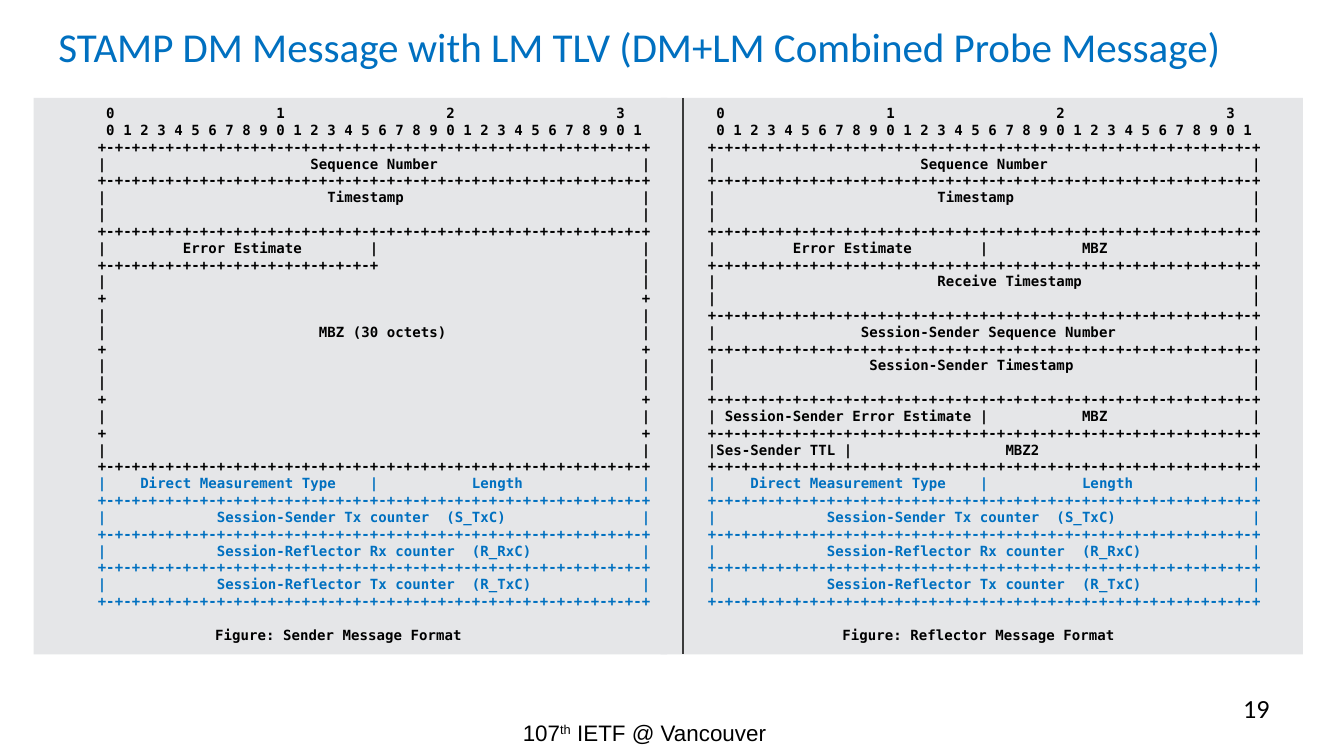
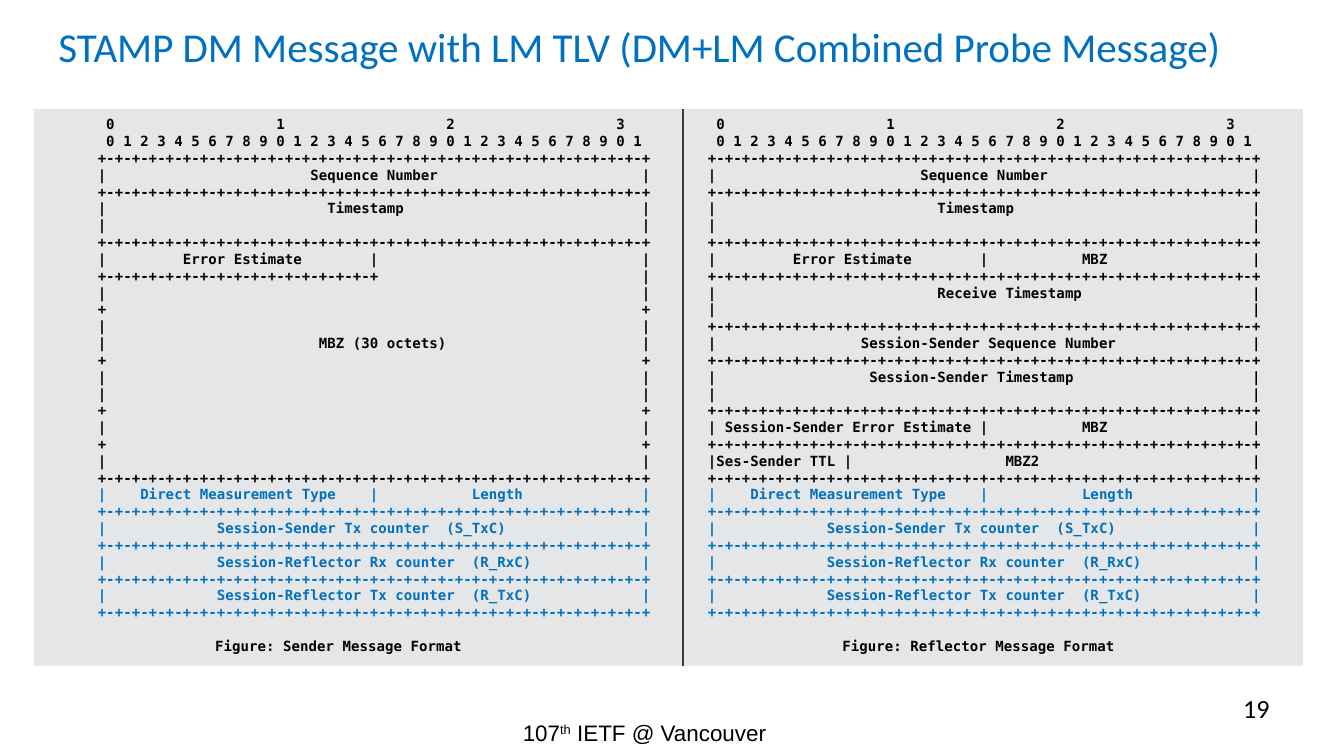
Before and after one commit to rakgandhi/ietf-slides, a slide deck: slide 19 of draft-gandhi-spring-twamp-srpm-07.pptx. Drawn at 1344x756 pixels with LibreOffice and Linux fonts; fonts in the diff are those of the drawing. Boxes give left, top, right and bottom in pixels: in the first picture for what was removed or moved away, otherwise in the second. Text is boxed around its words. In the diff, an @@ line names an element or a change of style, - is before the commit and + after.

```diff
--- a/draft-gandhi-spring-twamp-srpm-07.pptx
+++ b/draft-gandhi-spring-twamp-srpm-07.pptx
@@ 2 rectangles, 1 line: place and size @@
-2 rectangles, 1 line at bbox=[34, 98, 1304, 655]
+2 rectangles, 1 line at bbox=[34, 109, 1304, 665]
```
Also in this commit, not shown: 9 other slides changed.
